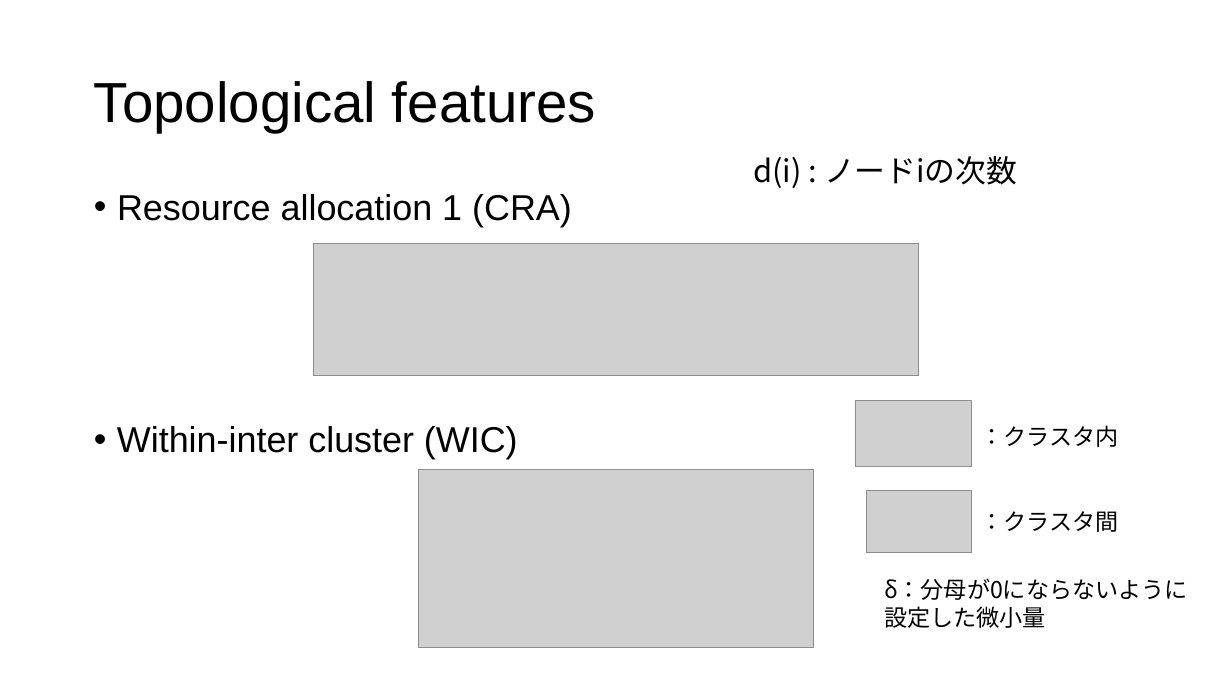
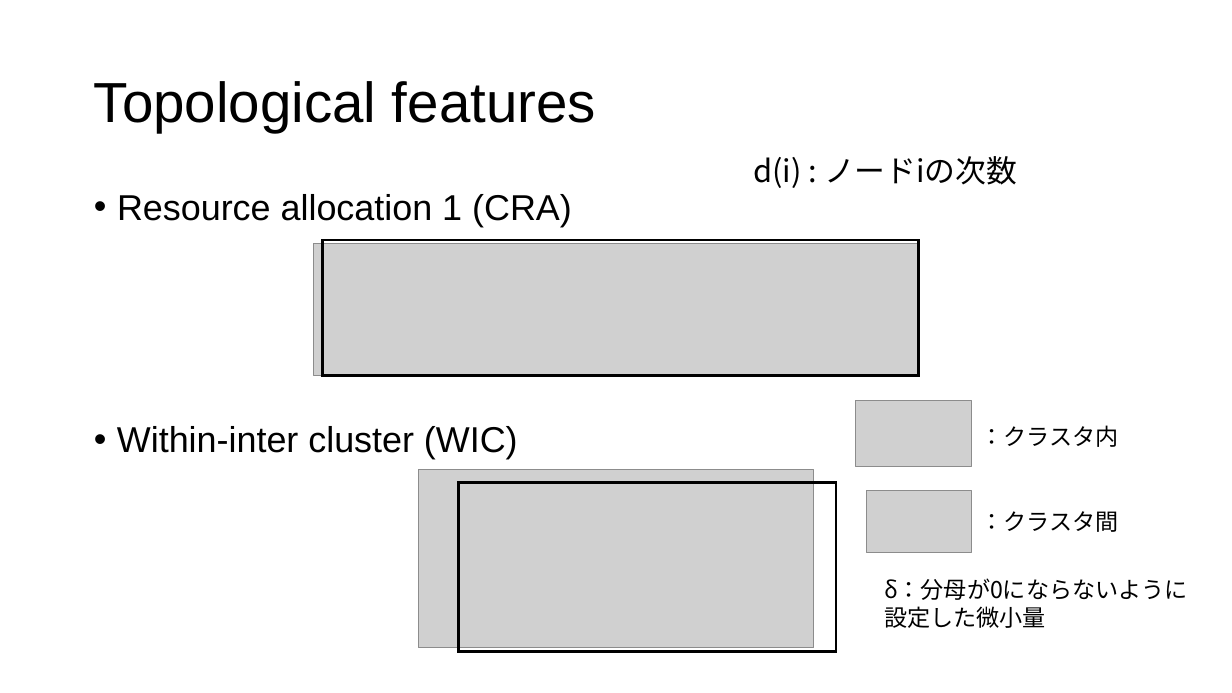
Before and after one commit to tsutarou10/variousFile, a slide deck: slide 33 of Predicting potential drug-drug interactions on topological and semantic similarity features using statistical learning.pptx (slide 31 before the commit). Drawn at 1232x693 pixels with LibreOffice and Linux fonts; fonts in the diff are those of the drawing; grey boxes stand for pictures. Boxes give left, top, right and bottom in pixels: in the first picture for what was removed or moved away, otherwise in the second. Text is boxed around its words. In the diff, an @@ line names an element or a change of style, - is before the commit and + after.

```diff
--- a/Predicting potential drug-drug interactions on topological and semantic similarity features using statistical learning.pptx
+++ b/Predicting potential drug-drug interactions on topological and semantic similarity features using statistical learning.pptx
@@ rectangle added at <box>323,240,919,376</box>, outline #000000 2.25 pt @@
@@ rectangle added at <box>459,483,836,652</box>, outline #000000 2.25 pt @@
```
Also in this commit, not shown: 18 other slides changed, 2 slides added.
